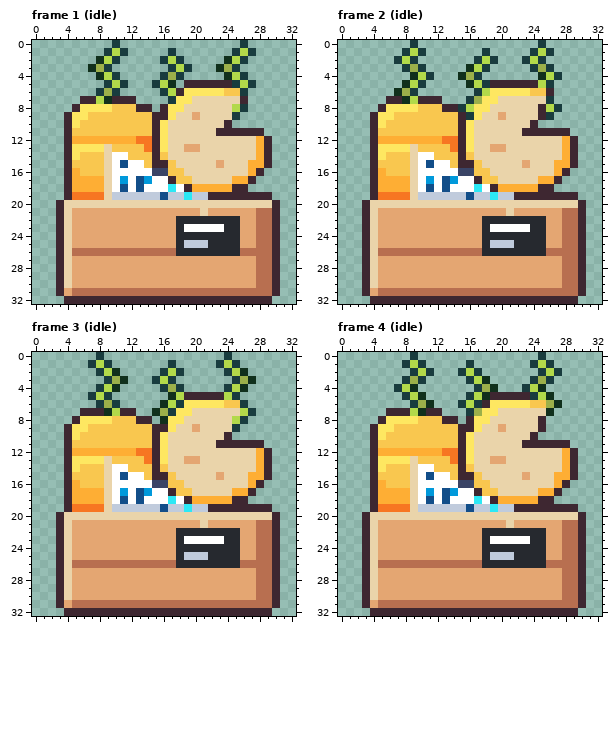
Edited in one commit: pixel-art file (art/hood-markets/cheese-crates@69.aseprite). Above, as it was before the edit.
33x33 pixels, 4 frames. Shown: frame 1 (idle), frame 2 (idle), frame 3 (idle), frame 4 (idle).
After:
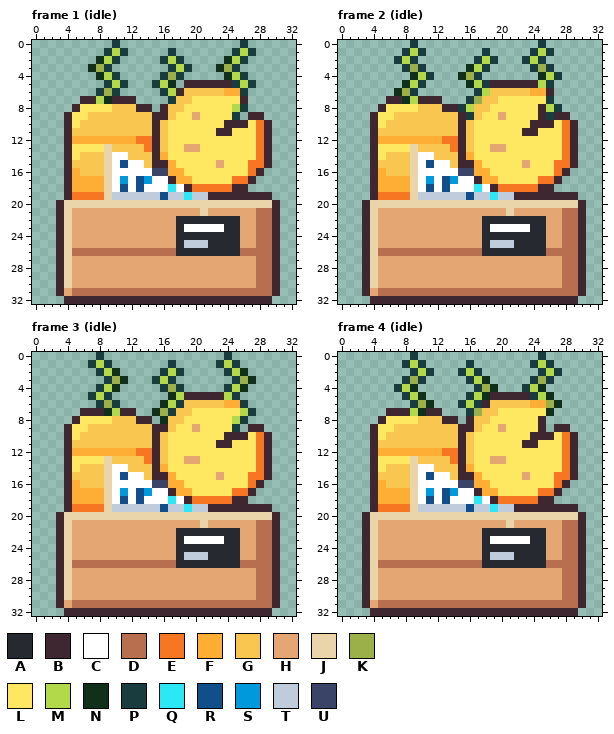
Palette (. is transparent): A #26292f  B #3e2731  C #ffffff  D #b86f50  E #f77622  F #feae34  G #f9c74f  H #e4a672  J #ead4aa  K #9cb04a  L #fee761  M #b2d94a  N #11301c  P #193c3e  Q #2ce8f5  R #124e89  S #0099db  T #c0cbdc  U #3a4466
From old to new:
Frame 1 (idle):
The edit adds colour B in row 9 at x 27 to 28; in row 10 at x 25 to 26 and 29; in row 11 at x 29.
The edit adds colour E in row 10 at x 28.
Colour B gives way to colour E in row 11 at x 28.
Colour F gives way to colour E in rows 12 to 14 at x 28; in row 15 at x 27 to 28; in row 16 at x 27; in row 17 at x 25 to 26; in row 18 at x 20 to 24.
Colour G gives way to colour F in row 6 at x 24 to 25; in row 14 at x 16; in row 15 at x 17; in row 16 at x 17 to 18; in row 17 at x 18 to 19.
Colour L gives way to colour G in row 6 at x 19 to 23; in row 7 at x 18 to 19; in row 8 at x 17 to 18; in row 9 at x 17; in rows 10 to 13 at x 16.
The edit adds colour L in row 10 at x 27.
Colour B gives way to colour L in row 11 at x 25 to 27.
Colour J gives way to colour L in row 7 at x 20 to 25; in row 8 at x 19 to 24; in row 9 at x 18 to 19 and 21 to 24; in row 10 at x 17 to 23; in row 11 at x 17 to 22; in row 12 at x 17 to 27.
Colour J gives way to colour L in row 13 at x 17 to 18 and 21 to 27; in row 14 at x 17 to 27; in row 15 at x 18 to 22 and 24 to 26; in row 16 at x 19 to 26; in row 17 at x 20 to 24.
Frame 2 (idle): the same change as frame 1 (idle)
Frame 3 (idle): the same change as frame 1 (idle)
Frame 4 (idle): the same change as frame 1 (idle)
Where, in picture pixels (left, top, right, bottom), the same in both pictures:
changed: (160, 88, 272, 192)
changed: (466, 88, 578, 192)
changed: (160, 400, 272, 504)
changed: (466, 400, 578, 504)
